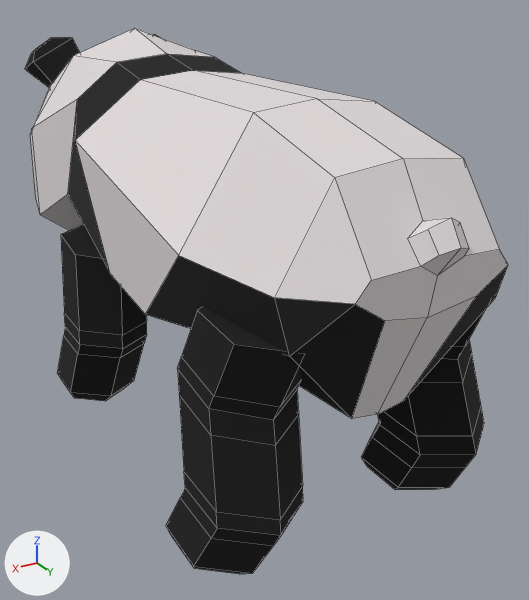
Two versions of the FBX model unity/rdnc2/Assets/fbx/Animal_Models/panda.fbx, one commit apart.
The view is the same before and after, from a 50 mm camera at (1.37, 2.42, 1.86) aimed at (-0.14, -0.11, 0.6). The lights are fixed; the arrows at lower left show +X, +Y and +Z. Mesh edges are drawn as thin lines. Where no turn or scale is listed for an object, it has been applied to the vertices.

The older version as bpy lines, for what is in view:
```python
me_cylinder = bpy.data.meshes.new('Cylinder')
me_cylinder.from_pydata(...)  # 72 vertices, 64 faces; spans x -0.598..0.598, y -0.646..-0.066, z 0.009..0.845
me_cylinder.materials.append(mat_black)  # black #0e0e0f
me_cylinder_001 = bpy.data.meshes.new('Cylinder.001')
me_cylinder_001.from_pydata(...)  # 108 vertices, 100 faces; spans x -0.598..0.598, y 0.666..1.276, z 0.014..0.984
me_cylinder_001.materials.append(mat_black)  # black #0e0e0f
me_plane_002 = bpy.data.meshes.new('Plane.002')
me_plane_002.from_pydata(...)  # 131 vertices, 126 faces; spans x -0.56..0.56, y -1.75..1.13, z 0.52..1.68
# faces by material slot: [86, 40]
me_plane_002.materials.append(mat_white)  # light grey #e0dadb
me_plane_002.materials.append(mat_black)  # black #0e0e0f
ob_body = bpy.data.objects.new('body', me_plane_002)
ob_body.location = (0.0, 0.0, 0.0)
ob_front_leg = bpy.data.objects.new('front-leg', me_cylinder)
ob_front_leg.location = (0.0, -0.335, -0.013)
ob_rear_leg = bpy.data.objects.new('rear-leg', me_cylinder_001)
ob_rear_leg.location = (0.0, -0.335, -0.013)
```
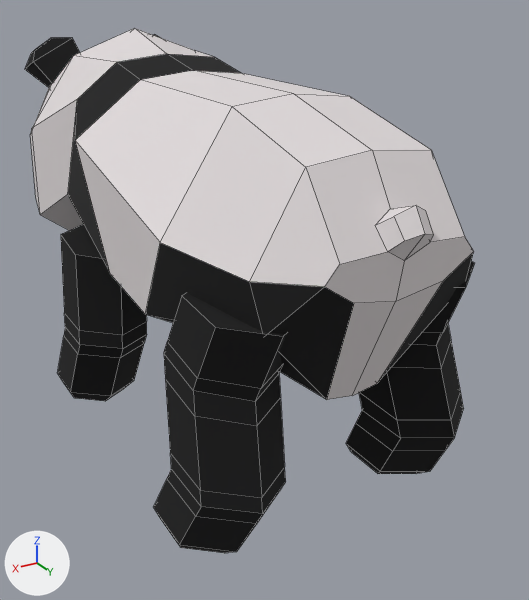
Where the newer file only moved an object's origin or applied its transform, the numbers keep the older frame.

The change in detail:
me_plane_002 has 131 vertices, 126 faces and spans x -0.56..0.56, y -1.75..1.13, z 0.52..1.68.
me_plane_002 is used by ob_body; location (0.0, 0.0, 0.0).
me_plane_002 part 1: all 34 vertices in x -0.54..0.54, y 0.46..1.13, z 0.58..1.53 are moved by (0.0, -0.14, 0.0).
Object 'rear-leg' (ob_rear_leg) moves from (0.0, -0.335, -0.013) to (0.0, -0.443, -0.006).

Location of each change, (x1, y1, x2, y2) in pixels of the pictures (529 x 600 px; the box of a moved part takes in the faces that stretch with it):
'body', reshaped (7% narrower): before (25, 28, 508, 419); after (25, 28, 474, 400)
'rear-leg', moved: before (166, 305, 488, 574); after (154, 261, 475, 553)
part 1 of me_plane_002, moved or reshaped: before (78, 85, 508, 419); after (78, 85, 474, 400)
